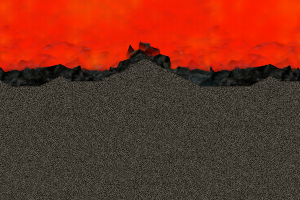
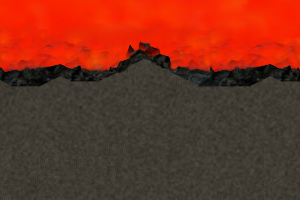
Revision of a layered 300px x 200px image; what changed, layer by layer:
painted on "Pasted Layer" over [0, 0, 300, 47]
painted on "New Layer" over [0, 0, 300, 200]
